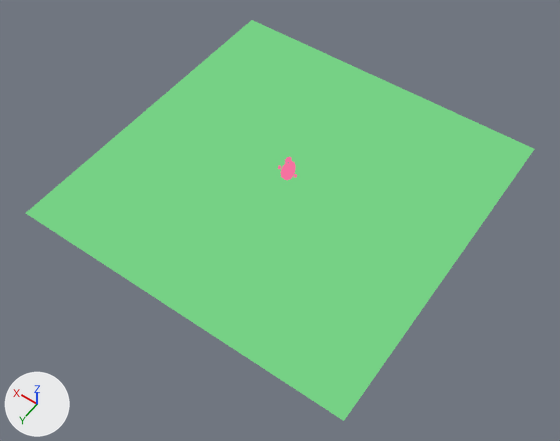
What one commit did to the Blender file assets/base-models.blend.
Camera for both pictures: a 50 mm camera at (-25.5, 37.1, 51.8) aimed at (-1.4, 3.3, -1.3). The axes (+X, +Y, +Z) are drawn at lower left. The lights are the same throughout.

The older version as bpy lines, for what is in view:
```python
ob_body = bpy.data.objects.new('Body', me_cube_001)
ob_body.location = (0.0, 0.0, 0.0)
ob_grass_base = bpy.data.objects.new('Grass-Base', me_plane)
ob_grass_base.location = (0.0, 0.0, 0.0)
ob_grass_base.scale = (3.09, 3.09, 3.09)
ob_hands = bpy.data.objects.new('Hands', me_cube_003)
ob_hands.location = (0.0, 0.0, 0.0)
ob_head = bpy.data.objects.new('Head', me_cube_002)
ob_head.location = (0.0, 0.0, 0.0)
```
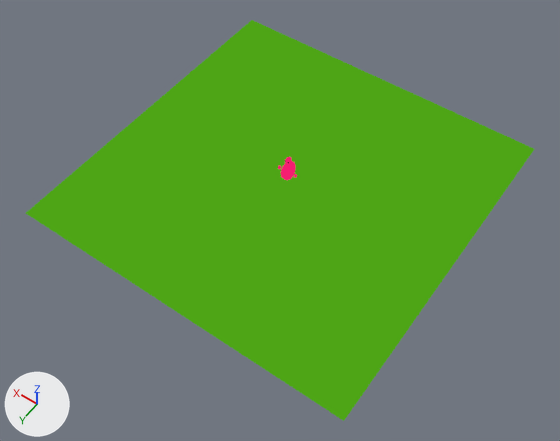
Where the change shows, as pixel boxes (x1, y1, x2, y2) in the pictures (560 x 441 px):
```json
{"object": "Grass-Base", "change": "surface changed", "before": [26, 20, 534, 421], "after": [26, 20, 534, 421]}
{"object": "Body", "change": "surface changed", "before": [280, 161, 296, 180], "after": [280, 161, 296, 180]}
{"object": "Head", "change": "surface changed", "before": [285, 157, 292, 165], "after": [285, 157, 292, 165]}
{"object": "Hands", "change": "surface changed", "before": [278, 165, 297, 178], "after": [278, 165, 297, 178]}
```

Edits to the scene script, one JSON object a line:
```json
{"op": "add", "block": "img_shadow_gradient_png", "code": ["img_shadow_gradient_png = load_image('shadow-gradient.png', 'shadow-gradient.png', 5, 1, 'sRGB')"]}
{"block": "mat_basematerial", "change": "nodes: CombineColor, Invert, Mix x2, OutputMaterial, SeparateColor, TexCoord, TexImage x2, ValToRGB, VectorMath x2"}
{"block": "mat_basematerial", "change": "colours: white #ffffff, black #000000, light grey #dadada"}
{"block": "mat_basematerial", "change": "nodes: CombineXYZ, Math, Mix, OutputMaterial, SeparateColor, TexCoord, TexImage x2"}
{"block": "mat_basematerial", "change": "colours: light grey #dadada"}
{"block": "mat_basematerial", "change": "uses the picture img_shadow_gradient_png"}
{"block": "me_plane", "where": "me_plane.from_pydata(...)  # 4 vertices, 1 face; spans x -5.2..5.2, y -5.2..5.2, z 0.0"}
{"block": "me_plane", "where": "# used by ob_grass_base; location = (0.0, 0.0, 0.0); scale = (3.09, 3.09, 3.09)"}
{"block": "me_plane", "change": "me_plane part 1: texture (UV) coordinates of 1 of 1 face, centred in x 0.0, y 0.0, z 0.0, changed; they spanned u 0.68..0.68, v 0.62..0.62 and now span u 0.82..0.82, v 0.63..0.63"}
```
